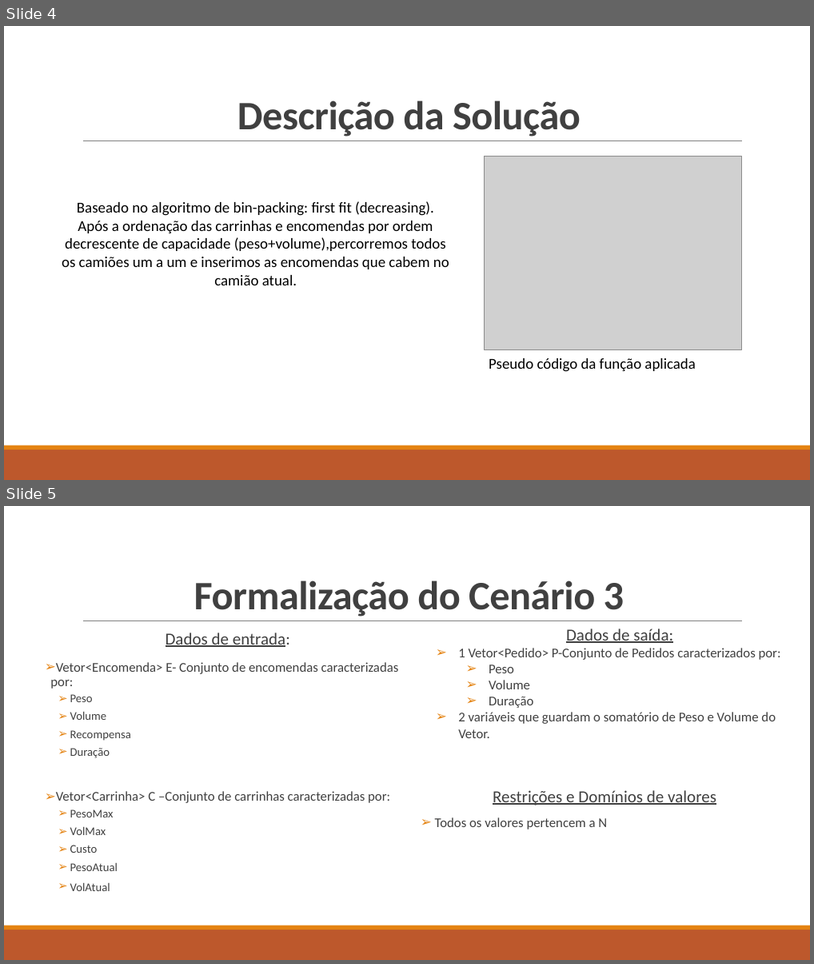
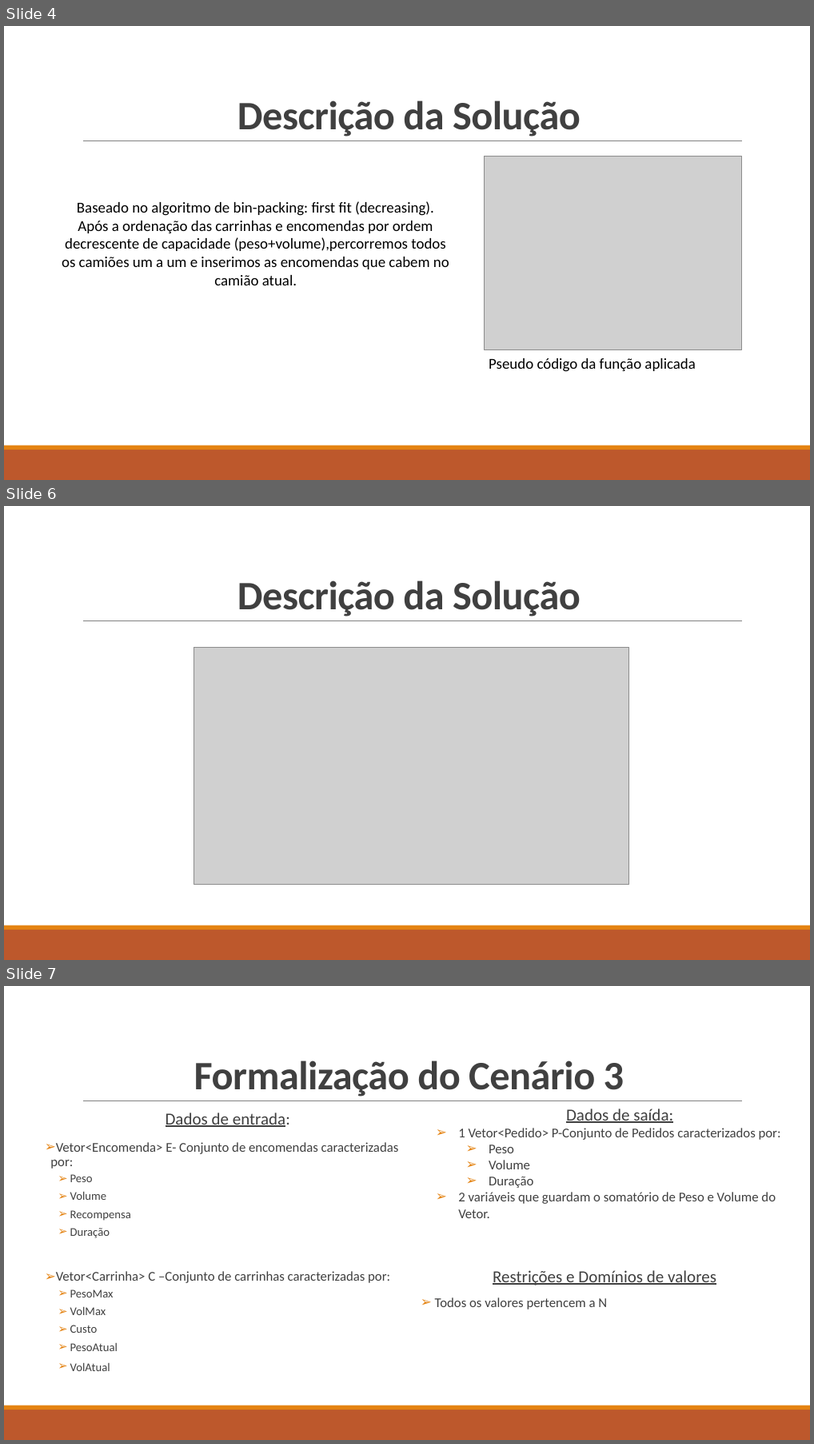
Before and after one commit to Miggs7/DA-Proj-22, a slide deck: Presentation/Logística Urbana para Entrega de Mercadorias.pptx. Shown one above the other, each under a label of ours: slides 4 and 5 before the commit, slides 4, 6 and 7 after it; the slides between them are not shown. The pictures are 814x964 and 814x1444 pixels, drawn with LibreOffice and Linux fonts; fonts in the diff are those of the drawing; grey boxes stand for pictures. Boxes give left, top, right and bottom in pixels: in the first picture for what was removed or moved away, otherwise in the second. Text is boxed around its words. In the diff, an @@ line names an element or a change of style, - is before the commit and + after.

```diff
--- a/Presentation/Logística Urbana para Entrega de Mercadorias.pptx
+++ b/Presentation/Logística Urbana para Entrega de Mercadorias.pptx
@@ slide 6 added at bbox=[4, 506, 810, 960], background #FFFFFF; not listed: 3 template elements that a slide beside it also shows @@
@@ title added at bbox=[238, 580, 581, 616], 48 pt, text #404040, bold @@
+Descrição da Solução
@@ picture added at bbox=[194, 647, 629, 884] @@
@@ what was slide 5 is now slide 7 @@
```
Also in this commit, not shown: 2 slides changed, 1 other slide added.
